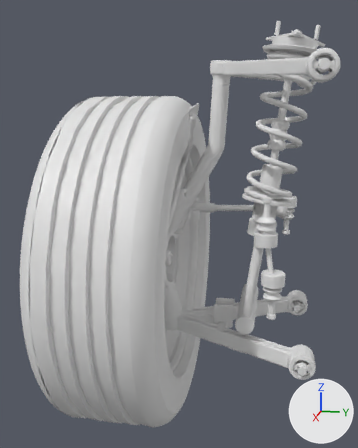
The glTF model web/public/assets/corner-fr.lod1.glb as it was, and as the next commit left it.
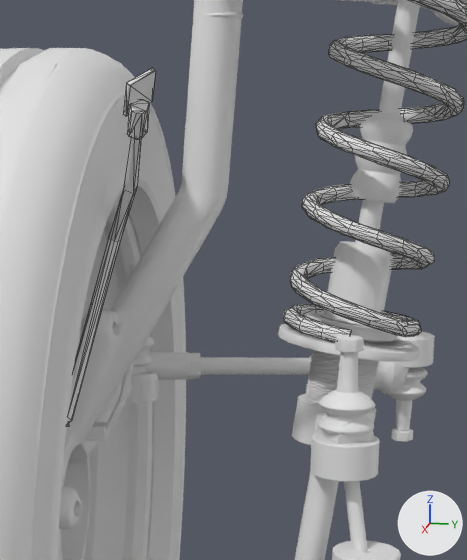
Each version is shown whole from a camera (50 mm lens) standing at (2.775, -0.47, 0.796) and looking at (1.586, -0.708, 0.499), then close up on the part from 40% to 86% of the width and 18% to 62% of the height. The axes (+X, +Y, +Z) are drawn at lower right. The lights are the same throughout. The first two pictures are the older version. The close-ups show mesh edges as thin lines. Where no turn or scale is listed for an object, it has been applied to the vertices. Vertices at exactly the same position are counted once.
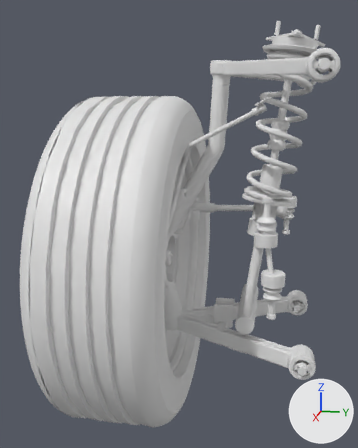
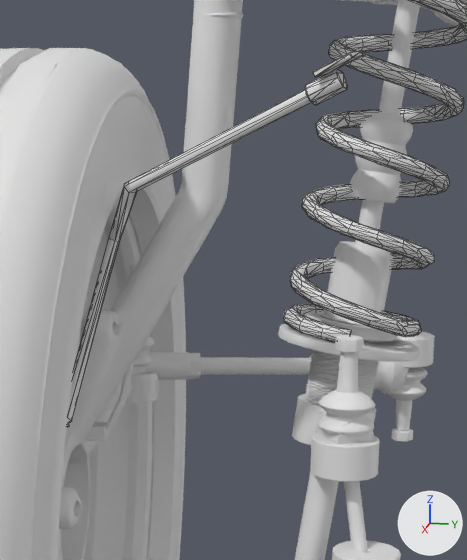
Where the newer file only moved an object's origin or applied its transform, the numbers keep the older frame.

Pixel boxes [x1, y1, x2, y2] of what changed, in the close-ups (467 x 560 px; the box of a moved part takes in the faces that stretch with it):
'Mesh_1', reshaped
    before: [67, 68, 156, 426]
    after: [67, 50, 363, 427]
part 1 of me_mesh_1, added
    after: [305, 69, 347, 105]
part 2 of me_mesh_1, added
    after: [313, 50, 363, 77]
part 3 of me_mesh_1, deleted
    before: [127, 99, 149, 139]
part 4 of me_mesh_1, deleted
    before: [123, 68, 156, 116]
part 5 of me_mesh_1, moved or reshaped
    before: [67, 137, 141, 424]
    after: [67, 90, 311, 427]

The change in detail:
me_mesh_1 is used by ob_mesh_1; location (1.313, -0.4927, 0.2422).
me_mesh_1 had 154 vertices, 284 faces and spanned x 0.341..0.469, y -0.241..-0.14, z 0.258..0.552.
me_mesh_1 now has 159 vertices, 294 faces and spans x 0.341..0.469, y -0.241..0.004, z 0.258..0.564.
me_mesh_1 part 1: a new loose piece of 25 vertices spanning x 0.424..0.445, y -0.035..-0.005, z 0.526..0.551, in mat_steel_zinc (white #e7e7e7).
me_mesh_1 part 2: a new loose piece of 20 vertices spanning x 0.421..0.453, y -0.029..0.004, z 0.546..0.564, in mat_steel_dark (white #e7e7e7).
me_mesh_1 part 3: the loose piece of 28 vertices spanning x 0.418..0.445, y -0.163..-0.145, z 0.502..0.531 is deleted.
me_mesh_1 part 4: the loose piece of 18 vertices spanning x 0.419..0.455, y -0.164..-0.14, z 0.518..0.552 is deleted.
Part 5, on me_mesh_1:
19 vertices are removed from x 0.351..0.469, y -0.241..-0.149, z 0.268..0.527.
111 faces are deleted.
8 vertices move from x 0.384..0.467, y -0.229..-0.162, z 0.286..0.464 to x 0.383..0.467, y -0.229..-0.163, z 0.286..0.462.
25 vertices are added at x 0.351..0.469, y -0.235..-0.009, z 0.259..0.548.
49 new faces join them, mat_rubber (white #e7e7e7).
74 new faces join them, mat_steel_zinc (white #e7e7e7).
